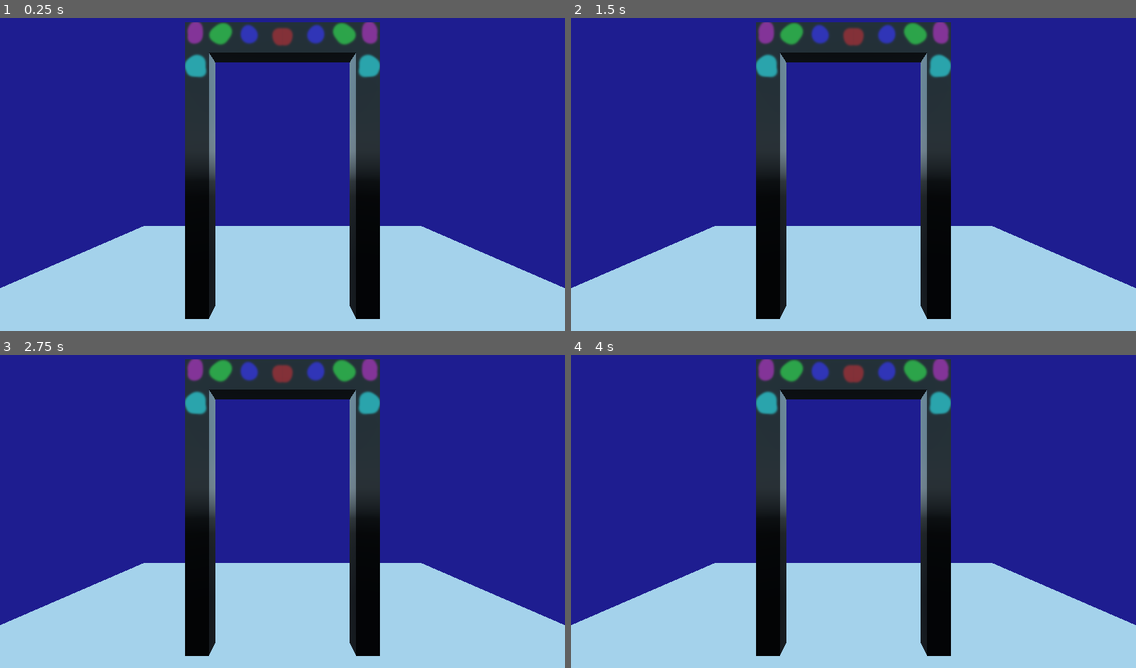
Above: before the commit, frames 1-4 (two rows, left to right).
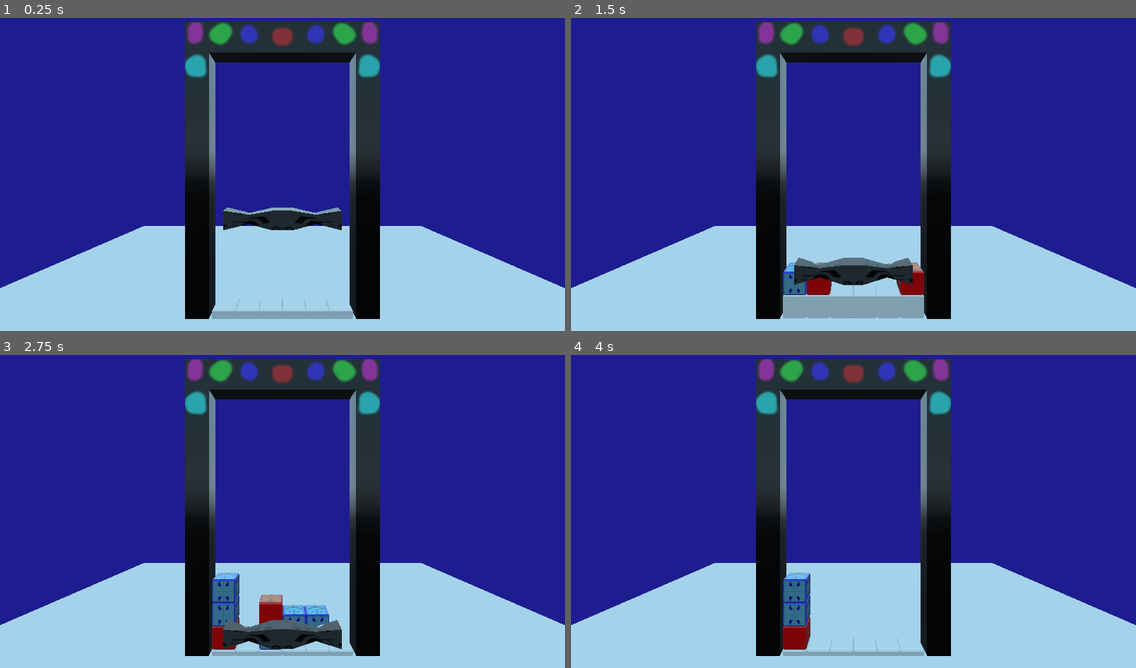
Above: after the commit, the same moments.

Repository: ManyHatsOfLinux/match3godot
Game: Godot game, scene res://Game_board/Level.tscn
Same seed, same stepped clock (60 frames per second), same inputs: the game is played once before the commit and once after it.
Inputs:
- Up to frame 1 (0.25 s): no input
- Up to frame 2 (1.5 s): tap Enter at 0.5 s; tap K at 0.6, 1.35 s
- Up to frame 3 (2.75 s): tap K at 2.1 s
- Up to frame 4 (4 s): tap K at 2.85, 3.6 s

The runs differ from the first frame. In frame 1, 1.9% of the frame differs, in the area x 37-63%, y 60-97%; in frame 2, 4.0%, in the area x 37-63%, y 76-96%; in frame 3, 3.6%; in frame 4, 1.5%.
Error before the commit: Parse Error: The method "reversed" isn't declared in the current class. (res://Game_board/Level.gd:222)

Commit message:
falling almost works

Diff:
--- a/Game_board/Level.gd
+++ b/Game_board/Level.gd
@@ -8,7 +8,7 @@
 onready var cursor_material = preload("res://cursor/Material.material")
 
 #push board every num frames
-export var push_count = 5
+export var push_count = 1
 var push_loop = 0
 var x_cursor
 var stoptime = 0
@@ -97,7 +97,7 @@
 
 func _ready():
 	spawn_cursor()
-	spawn_row()
+
 
 
 func push_board_up():
@@ -117,7 +117,7 @@
 
 			clean_count = clean_count + 1
 			if clean_count == 6:
-				spawn_row()
+
 				clean_count = 0
 
 
@@ -129,9 +129,7 @@
 		x.set_translation(Vector3(x.global_transform.origin.x,x.global_transform.origin.y + 0.25 ,x.global_transform.origin.z))
 	#	x_cursor.set_translation(Vector3(x_cursor.global_transform.origin.x, x_cursor.global_transform.origin.y + 0.25 , x_cursor.global_transform.origin.z))
 
-	offset = offset + 0.25
-	if offset == 2:
-		offset = 0
+
 
 
 
@@ -140,7 +138,6 @@
 	#if x_block.global_transform.origin.x > 4.9:
 		if grid[x_block.grid_pos[0]][x_block.grid_pos[1]][3] == grid[x_block.grid_pos[0] - 1][x_block.grid_pos[1]][3] and grid[x_block.grid_pos[0] - 2][x_block.grid_pos[1]][3] == x_block.block_type and x_block.block_type != 99:
 			x_block.I_match = 1
-			print(x_block.global_transform.origin.x)
 			pass
 
 func two_to_up(x_block):
@@ -158,7 +155,6 @@
 func two_to_v_sides(x_block):
 	#if x_block.global_transform.origin.x > 2.9:
 		if grid[x_block.grid_pos[0]][x_block.grid_pos[1]][3] == grid[x_block.grid_pos[0] - 1][x_block.grid_pos[1]][3] and grid[x_block.grid_pos[0] + 1][x_block.grid_pos[1]][3] == x_block.block_type and x_block.block_type != 99:
-			print("x:",x_block.global_transform.origin.x," Y:",x_block.global_transform.origin.y)
 			x_block.I_match = 1
 
 func two_to_h_sides(x_block):
@@ -166,8 +162,12 @@
 		x_block.I_match = 1
 
 
-func any_blank_below(x_block):
-		pass
+func is_blank_below(x_block):
+	var falling = false
+	for rows in range(1, x_block.grid_pos[0]):
+		if grid[rows][x_block.grid_pos[1]][3] == 99:
+			falling = true
+		return falling;
 
 
 func match_blocks():
@@ -218,36 +218,28 @@
 
 
 func fall_blocks():
-	if fallset == 0:
-		for columns in reversed(range(len(grid[0]))):
-			#create var to store blocks to fall
-			var to_fall = []
-			for rows in range(len(grid)) :
-				if grid[rows][columns][3] != 99:
-					to_fall.append(grid[rows][columns][4])
-				else:
-					if len(to_fall) > 0:
-						for x_block_name in range(len(to_fall)):
-							var x_block = get_node(to_fall[x_block_name])
-							x_block.is_falling = 1
-							x_block.set_translation(Vector3(x_block.global_transform.origin.x,x_block.global_transform.origin.y - 0.25 ,x_block.global_transform.origin.z))
-							to_fall = []
-							fallset = fallset + 0.25
-	elif fallset < 2:
+	print(fallset)
+	print("push")
+	#mark to fall and keep falling
+	if fallset < 2:
 		for x_block in get_tree().get_nodes_in_group("spawned"):
-			x_block.set_translation(Vector3(x_block.global_transform.origin.x,x_block.global_transform.origin.y - 0.25 ,x_block.global_transform.origin.z))
+			if is_blank_below(x_block) == true:
+						x_block.is_falling = 1
+						x_block.add_to_group("falling")
+			if x_block.is_falling == 1:
+				x_block.set_translation(Vector3(x_block.global_transform.origin.x,x_block.global_transform.origin.y - 0.25 ,x_block.global_transform.origin.z))
+		if len(get_tree().get_nodes_in_group("falling"))  > 0:
 			fallset = fallset + 0.25
 	else:
 		#reset fallset
 		fallset = 0
 		update_grid()
-
-
-		for columns in range(len(grid[0])):
-			for rows in range(len(grid)) :
-				var x_block = get_node(grid[rows][columns][4])
-				if x_block.is_falling == 1:
-					pass
+		for x_block in get_tree().get_nodes_in_group("falling"):
+				if  is_blank_below(x_block) == false:
+					x_block.is_falling = 0
+					x_block.remove_from_group("falling")
+					#if is_blank_below(x_block) == false:
+
 
 
 #for columns in grid
@@ -271,18 +263,16 @@
 
 #this runs every "frame". essentially mainloop
 func _on_Timer_timeout():
-
-
-
-	update_grid()
-
-
-
-
-
-
-
-	fall_blocks()
+	#update_grid()
+	if offset == 2 or len(grid) == 0:
+		spawn_row()
+		offset = 0
+
+
+
+	if len(grid) > 0:
+		fall_blocks()
+		pass
 
 	if len(get_tree().get_nodes_in_group("done_falling")) > 0 or offset == .25:
 		match_blocks()
@@ -292,9 +282,8 @@
 
 	if stoptime == 0 and len(get_tree().get_nodes_in_group("falling")) == 0 and push_loop == push_count:
 		push_board_up()
-		#if len(grid) > 1:
-			#print(grid[0])
-			#print(grid[1])
+		offset = offset + 0.25
+
 
 	#decrement stop time every "frame" thing
 	if stoptime > 0:
